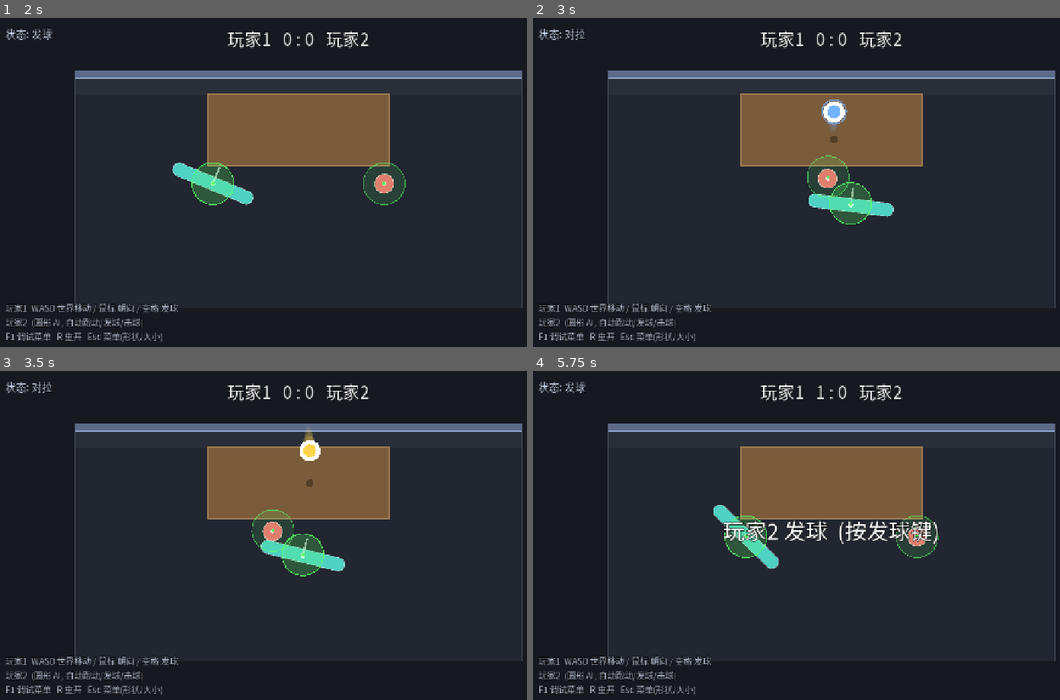
Above: before the commit, frames 1-4 (two rows, left to right).
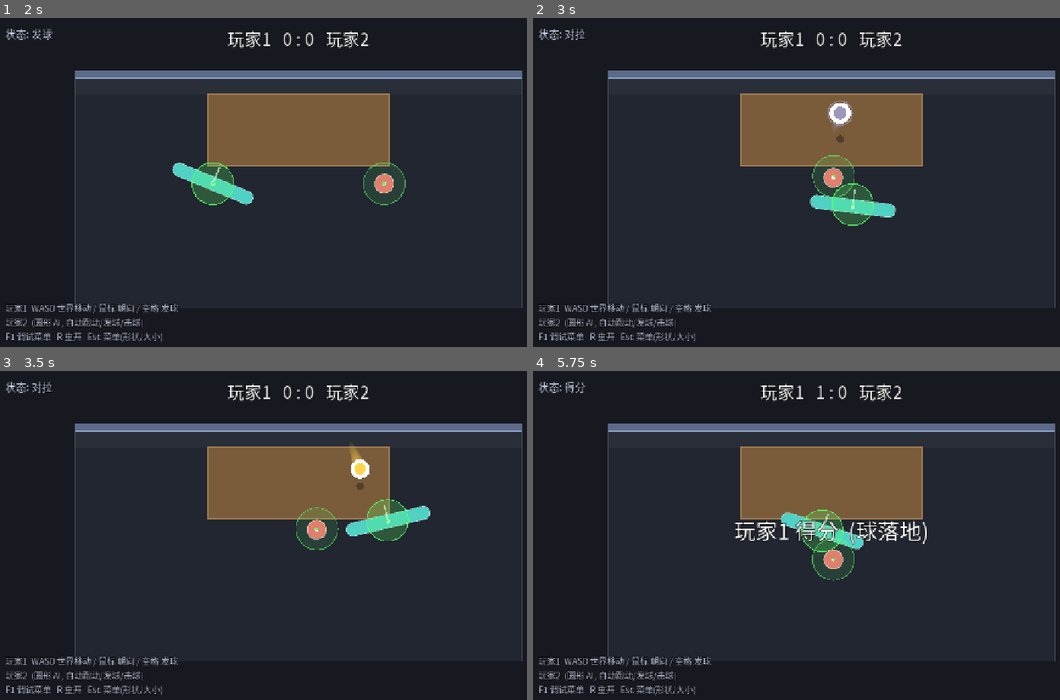
Above: after the commit, the same moments.

Repository: shuperidou/BMA-Arena
Game: Godot game, scene res://scenes/AiVsAiTest.tscn
The game is run twice, just before and just after one commit, with the same random seed, the same clock (stepped at 60 frames per second) and the same inputs. This scene is started directly instead of the project's main scene.
Inputs (mouse positions are in pixels of both pictures, inside the frame that each line leads up to):
- Up to frame 1 (2 s): tap Enter at 0.5 s; move the mouse to (268, 258) at 0.52 s; hold W 0.53-1.25 s; tap 2 at 0.6 s; click (268, 258) at 0.67 s; tap Space at 0.77 s; drag from (479, 241) to (268, 258) at 1.27 s
- Up to frame 2 (3 s): tap Space at 2 s; move the mouse to (648, 136) at 2.02 s; hold A 2.03-2.75 s; tap 4 at 2.1 s; drag from (859, 189) to (648, 136) at 2.77 s
- Up to frame 3 (3.5 s): no input
- Up to frame 4 (5.75 s): move the mouse to (738, 456) at 3.52 s; hold S 3.53-4.25 s; tap 6 at 3.6 s; tap Space at 3.77 s; drag from (965, 525) to (738, 456) at 4.27 s; move the mouse to (712, 558) at 5.02 s; hold W from 5.03 s (still down); tap 8 at 5.1 s; click (712, 558) at 5.17 s

Frame 1 is identical in both runs. In frame 2, 1.2% of the frame differs, in the area x 52-69%, y 24-64%; in frame 3, 3.8%; in frame 4, 4.3%, in the area x 6-78%, y 3-64%.

Commit message:
fix(ai): expert/master cap vz by geometry so even min-speed landing can't overshoot the table's near edge (fixes large-vz flying past the table)

Diff:
--- a/scripts/player/player_controller.gd
+++ b/scripts/player/player_controller.gd
@@ -418,6 +418,14 @@
 	# vz 在 [vz_min, min(vz_max, vz_cap)] 随机; vz_cap 避免 v_perp 误触"救球"
 	var vz_cap: float = GameConfig.hit_vz_v0 + GameConfig.defense_perp_threshold * 0.8 * gain / ref
 	var vz_hi_all: float = maxf(GameConfig.hit_vz_min, minf(GameConfig.hit_vz_max, vz_cap))
+	# 高手/大师: 按几何反解"vz 上限" —— 即使打最小球速, 落地也不能越过桌近边(否则大 vz 会飞过整张桌)。
+	#   min*t_fl <= d_near -> t_fl <= d_near/min -> vz <= g*t_fl/2 - dz/t_fl
+	if GameConfig.ai_level >= 3:
+		var dz: float = z0 - GameConfig.table_z
+		var d_near: float = (Vector2(tx, 2.0 * w_y - (tr.end.y - mm)) - from).length()
+		var t_max: float = maxf(d_near / s_min, 0.001)
+		var vz_land_hi: float = g * t_max * 0.5 - dz / t_max
+		vz_hi_all = minf(vz_hi_all, maxf(vz_land_hi, GameConfig.hit_vz_min))
 	var vz: float = randf_range(GameConfig.hit_vz_min, vz_hi_all)
 	var disc: float = vz * vz + 2.0 * g * (z0 - GameConfig.table_z)
 	var t_fl: float = (vz + sqrt(maxf(disc, 0.0))) / maxf(g, 1.0)
